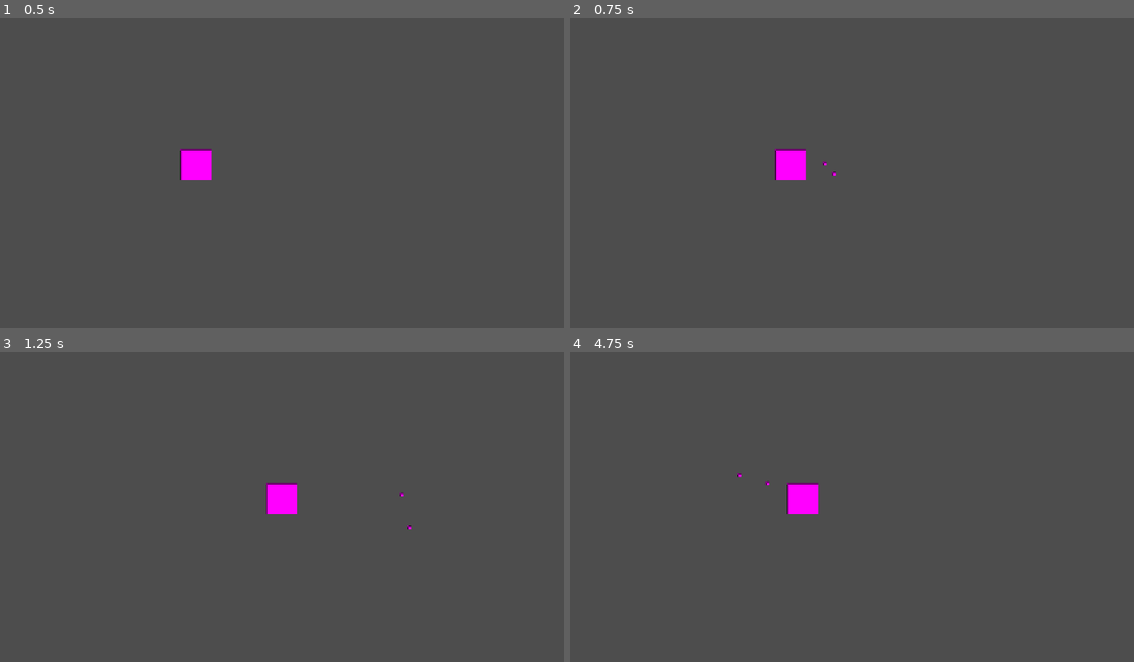
Above: before the commit, frames 1-4 (two rows, left to right).
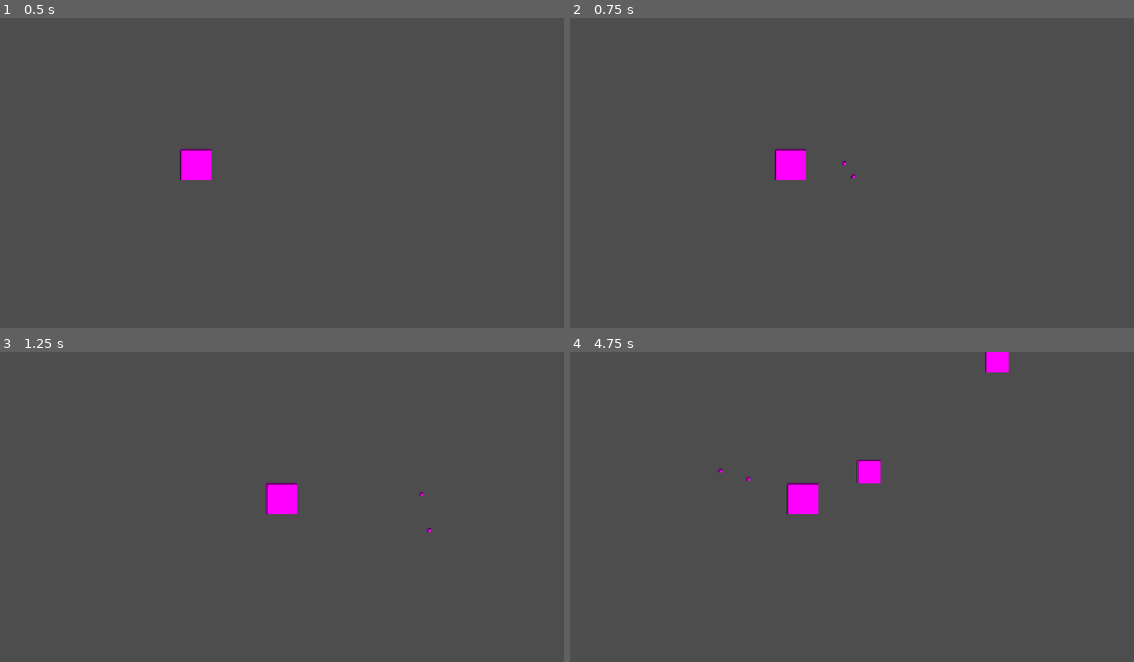
Above: after the commit, the same moments.

Repository: Radhika-15-Agarwal/godot-game-02-topdown-shooter
Game: Godot game, scene res://scenes/main.tscn
Same seed, same stepped clock (60 frames per second), same inputs: the game is played once before the commit and once after it.
Inputs (mouse positions are in pixels of both pictures, inside the frame that each line leads up to):
- Up to frame 1 (0.5 s): no input
- Up to frame 2 (0.75 s): tap Enter (ui_accept) at 0.5 s; move the mouse to (976, 160) at 0.52 s; hold Right (ui_right) from 0.53 s (still down); hold Enter (ui_accept) from 0.53 s (still down)
- Up to frame 3 (1.25 s): keep holding Right (ui_right); keep holding Enter (ui_accept)
- Up to frame 4 (4.75 s): move the mouse to (739, 525) at 1.27 s; release Right (ui_right) at 1.28 s; release Enter (ui_accept) at 1.28 s; hold Down (ui_down) 1.28-2.03 s; tap Enter (ui_accept) at 1.35, 1.52, 1.82, 2.85, 3.02, 3.32, 4.35, 4.52 s; move the mouse to (908, 441) at 2.02 s; hold Right (ui_right) 2.03-2.78 s; hold Enter (ui_accept) 2.03-2.78 s; move the mouse to (823, 572) at 2.77 s; hold Up (ui_up) 2.78-3.53 s; move the mouse to (1021, 556) at 3.52 s; hold Enter (ui_accept) 3.53-4.28 s; hold Left (ui_left) from 3.53 s (still down); move the mouse to (682, 463) at 4.27 s

Frame 1 is identical in both runs. In frame 2, less than 0.1% of the frame differs, in the area x 44-51%, y 46-52%; in frame 3, less than 0.1%; in frame 4, 0.6%, in the area x 26-78%, y 0-43%.

Commit message:
Add enemies and fix bullet spawn offset

Diff:
--- a/scenes/bullet.tscn
+++ b/scenes/bullet.tscn
@@ -1,6 +1,6 @@
 [gd_scene format=3 uid="uid://co8q83foud3t0"]
 
-[ext_resource type="Script" uid="uid://txhap2meyv1f" path="res://scenes/bullet.gd" id="1_mkf8s"]
+[ext_resource type="Script" uid="uid://txhap2meyv1f" path="res://scripts/bullet.gd" id="1_mkf8s"]
 
 [sub_resource type="PlaceholderTexture2D" id="PlaceholderTexture2D_rtl8c"]
 size = Vector2(8, 8)
@@ -19,4 +19,5 @@
 
 [node name="VisibleOnScreenNotifier2D" type="VisibleOnScreenNotifier2D" parent="." unique_id=2130438584]
 
+[connection signal="body_entered" from="." to="." method="_on_body_entered"]
 [connection signal="screen_exited" from="VisibleOnScreenNotifier2D" to="." method="_on_visible_on_screen_notifier_2d_screen_exited"]
--- /dev/null
+++ b/scenes/enemy.tscn
@@ -0,0 +1,18 @@
+[gd_scene format=3 uid="uid://cl7ikkckqtv0i"]
+
+[ext_resource type="Script" uid="uid://bs00c5xt1hnkv" path="res://scripts/enemy.gd" id="1_7p1mj"]
+
+[sub_resource type="CircleShape2D" id="CircleShape2D_7xaro"]
+radius = 20.0
+
+[sub_resource type="PlaceholderTexture2D" id="PlaceholderTexture2D_7k104"]
+size = Vector2(48, 48)
+
+[node name="Enemy" type="CharacterBody2D" unique_id=913055057 groups=["enemy"]]
+script = ExtResource("1_7p1mj")
+
+[node name="CollisionShape2D" type="CollisionShape2D" parent="." unique_id=1815796283 groups=["enemy"]]
+shape = SubResource("CircleShape2D_7xaro")
+
+[node name="Sprite2D" type="Sprite2D" parent="." unique_id=1338247462]
+texture = SubResource("PlaceholderTexture2D_7k104")
--- a/scenes/main.tscn
+++ b/scenes/main.tscn
@@ -2,6 +2,8 @@
 
 [ext_resource type="Script" uid="uid://dnjh8dhn047ix" path="res://scripts/player.gd" id="1_o5qli"]
 [ext_resource type="PackedScene" uid="uid://co8q83foud3t0" path="res://scenes/bullet.tscn" id="2_0wfyh"]
+[ext_resource type="Script" uid="uid://cuh6oo2wlcu8m" path="res://scripts/enemy_spawner.gd" id="3_jyhfs"]
+[ext_resource type="PackedScene" uid="uid://cl7ikkckqtv0i" path="res://scenes/enemy.tscn" id="3_sugp2"]
 
 [sub_resource type="CapsuleShape2D" id="CapsuleShape2D_0xm2m"]
 radius = 12.0
@@ -24,5 +26,7 @@
 texture = SubResource("PlaceholderTexture2D_h2yge")
 
 [node name="EnemySpawner" type="Node2D" parent="." unique_id=1744339680]
+script = ExtResource("3_jyhfs")
+enemy_scene = ExtResource("3_sugp2")
 
 [node name="UI" type="CanvasLayer" parent="." unique_id=1416654967]
--- a/scenes/bullet.gd
+++ b/scripts/bullet.gd
@@ -8,3 +8,9 @@
 
 func _on_visible_on_screen_notifier_2d_screen_exited():
 	queue_free()
+
+func _on_body_entered(body):
+	print("HIT:", body.name)
+	if body.is_in_group("enemy"):
+		body.queue_free()
+		queue_free()
--- /dev/null
+++ b/scripts/enemy.gd
@@ -0,0 +1,14 @@
+extends CharacterBody2D
+
+
+@export var speed := 120.0
+
+
+func _physics_process(delta: float) -> void:
+	var player = get_tree().get_first_node_in_group("player")
+	if not player:
+		return
+
+	var direction = (player.global_position - global_position).normalized()
+	velocity = direction * speed
+	move_and_slide()
--- /dev/null
+++ b/scripts/enemy_spawner.gd
@@ -0,0 +1,20 @@
+extends Node2D
+
+@export var enemy_scene: PackedScene
+@export var spawn_rate := 2.0
+
+var timer := 0.0
+
+func _process(delta: float) -> void:
+	timer += delta
+	if timer > spawn_rate:
+		spawn_enemy()
+		timer = 0.0
+
+func spawn_enemy():
+	var enemy = enemy_scene.instantiate()
+	get_tree().current_scene.add_child(enemy)
+
+	var screen_size = get_viewport_rect().size
+
+	enemy.position = Vector2(randf_range(0, screen_size.x), -40)
--- a/scripts/player.gd
+++ b/scripts/player.gd
@@ -3,7 +3,7 @@
 
 @export var speed := 250.0
 @export var bullet_scene: PackedScene
-
+@export var bullet_spawn_offset := 40.0
 
 func _physics_process(delta: float) -> void:
 	var direction := Vector2.ZERO
@@ -23,7 +23,7 @@
 	var bullet = bullet_scene.instantiate()
 	get_tree().current_scene.add_child(bullet)
 
-	bullet.global_position = global_position
-
 	var mouse_pos = get_global_mouse_position()
 	bullet.direction = (mouse_pos - global_position).normalized()
+
+	bullet.global_position = global_position + bullet.direction * bullet_spawn_offset
Renamed: scenes/bullet.gd.uid -> scripts/bullet.gd.uid
Not shown, added: scripts/enemy.gd.uid
Not shown, added: scripts/enemy_spawner.gd.uid
